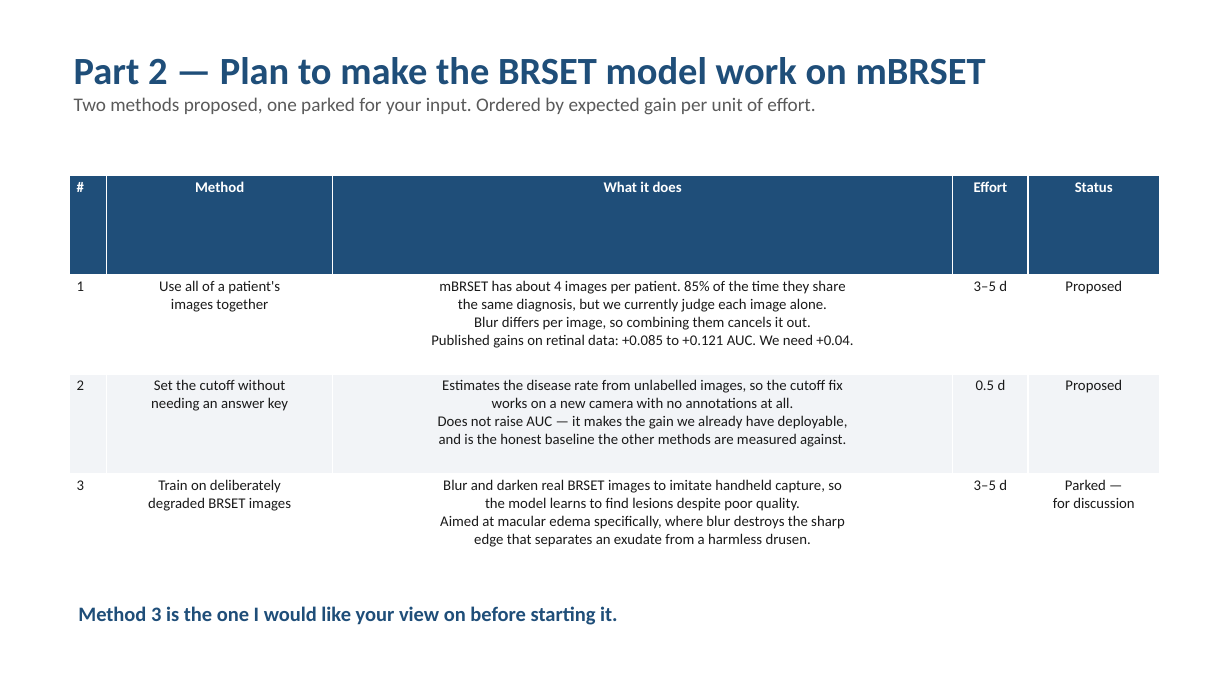
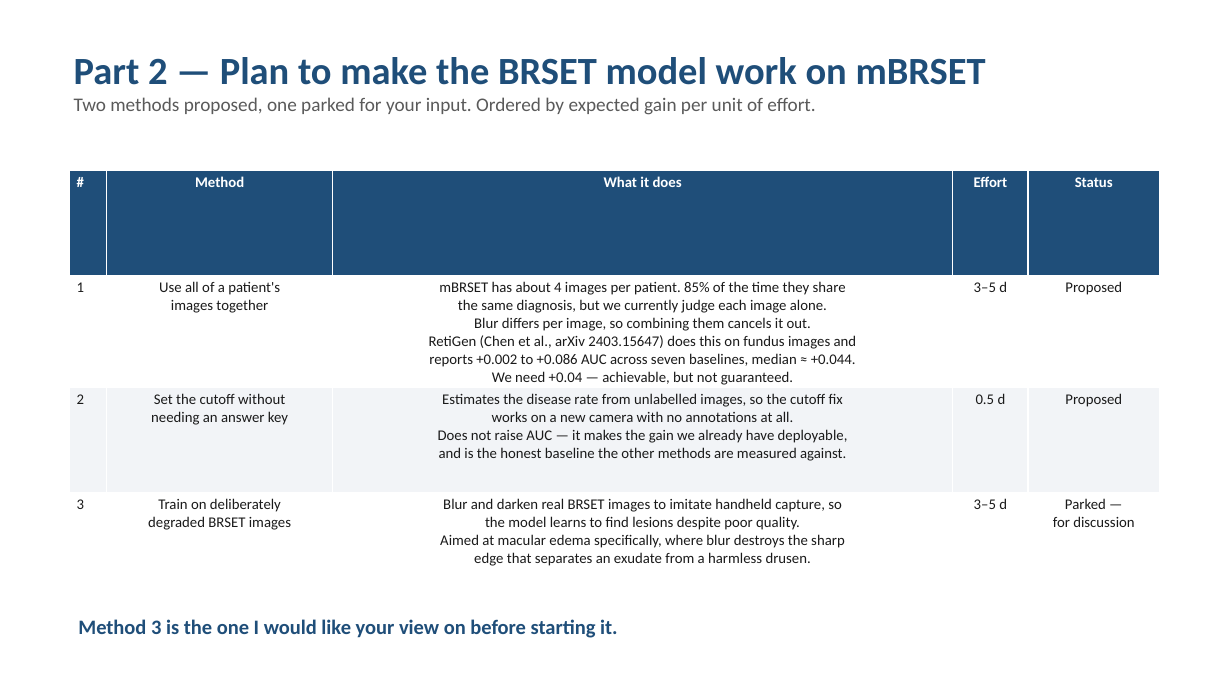
Before and after one commit to Sahith59/brset-convnextv2, a slide deck: slide 10 of presentation/BRSET_ConvNeXtV2_Progress.pptx. Drawn at 1232x693 pixels with LibreOffice and Linux fonts; fonts in the diff are those of the drawing. Boxes give left, top, right and bottom in pixels: in the first picture for what was removed or moved away, otherwise in the second. Text is boxed around its words. In the diff, an @@ line names an element or a change of style, - is before the commit and + after.

```diff
--- a/presentation/BRSET_ConvNeXtV2_Progress.pptx
+++ b/presentation/BRSET_ConvNeXtV2_Progress.pptx
@@ table at bbox=[69, 171, 1159, 592] @@
-row 2, column 3: mBRSET has about 4 images per patient. 85% of the time they share / the same diagnosis, but we currently judge each image alone. / Blur differs per image, so combining them cancels it out. / Published gains on retinal data: +0.085 to +0.121 AUC. We need +0.04.
+row 2, column 3: mBRSET has about 4 images per patient. 85% of the time they share / the same diagnosis, but we currently judge each image alone. / Blur differs per image, so combining them cancels it out. / RetiGen (Chen et al., arXiv 2403.15647) does this on fundus images and / reports +0.002 to +0.086 AUC across seven baselines, median ≈ +0.044. / We need +0.04 — achievable, but not guaranteed.
@@ table: place and size @@
-table at bbox=[69, 176, 1159, 573]
+table at bbox=[69, 171, 1159, 592]
@@ text "Method 3 is the one ...": place and size @@
-text "Method 3 is the one ..." at bbox=[78, 606, 618, 625]
+text "Method 3 is the one ..." at bbox=[78, 619, 618, 638]
```
Also in this commit, not shown: 1 other file.
